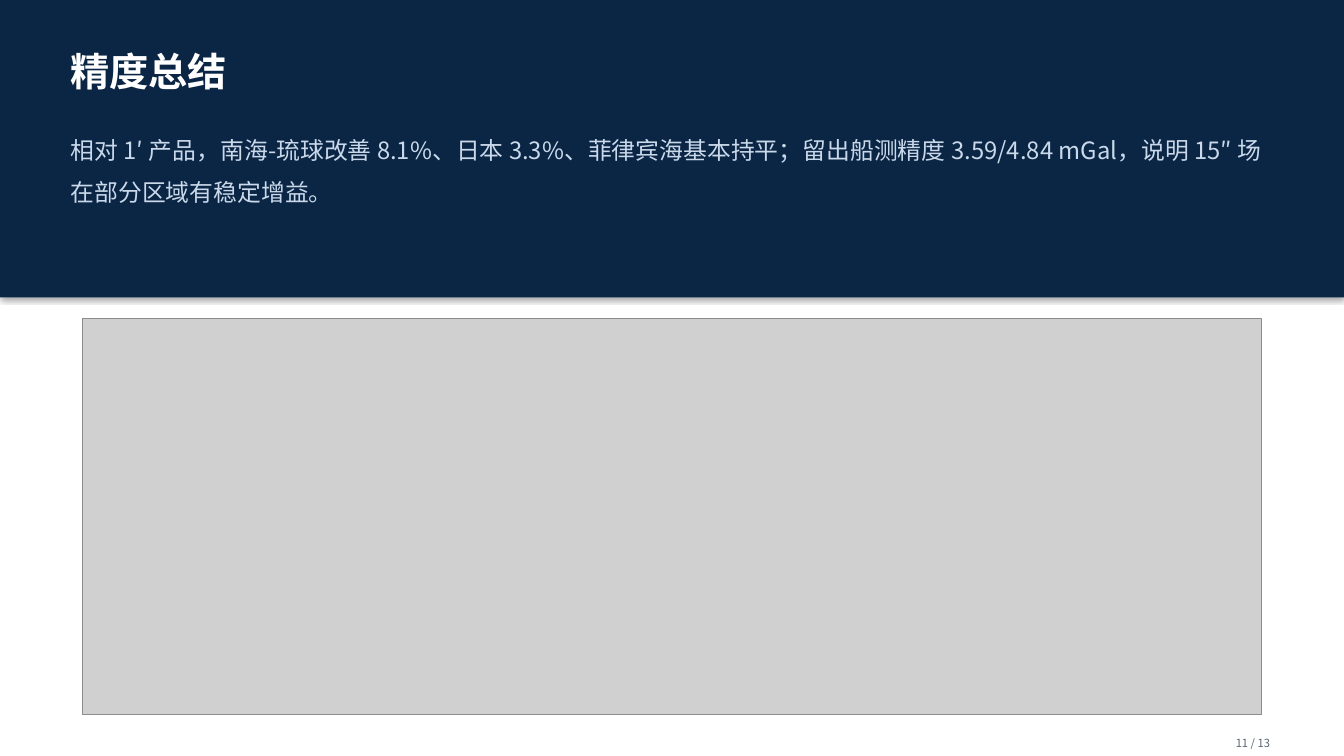
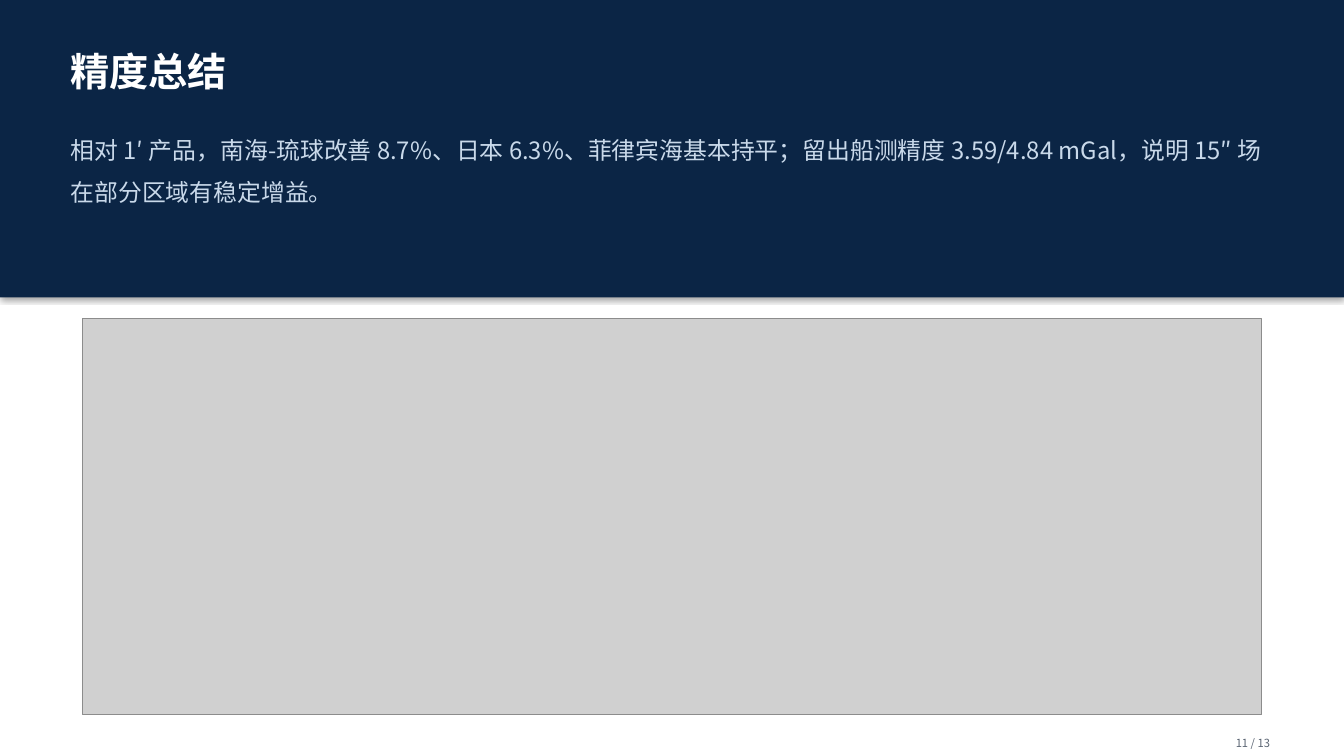
Before and after one commit to shuyunkai/kalman_gravity, a slide deck: slide 11 of ppt/汇报_新结构_13页.pptx. Drawn at 1344x756 pixels with LibreOffice and Linux fonts; fonts in the diff are those of the drawing; grey boxes stand for pictures. Boxes give left, top, right and bottom in pixels: in the first picture for what was removed or moved away, otherwise in the second. Text is boxed around its words. In the diff, an @@ line names an element or a change of style, - is before the commit and + after.

```diff
--- a/ppt/汇报_新结构_13页.pptx
+++ b/ppt/汇报_新结构_13页.pptx
@@ text at (71,139,1261,203): text changed @@
-相对 1′ 产品，南海-琉球改善 8.1%、日本 3.3%、菲律宾海基本持平；留出船测精度 3.59/4.84 mGal，说明 15″ 场在部分区域有稳定增益。
+相对 1′ 产品，南海-琉球改善 8.7%、日本 6.3%、菲律宾海基本持平；留出船测精度 3.59/4.84 mGal，说明 15″ 场在部分区域有稳定增益。
```
Also in this commit, not shown: 3 other slides changed, 4 other files.
